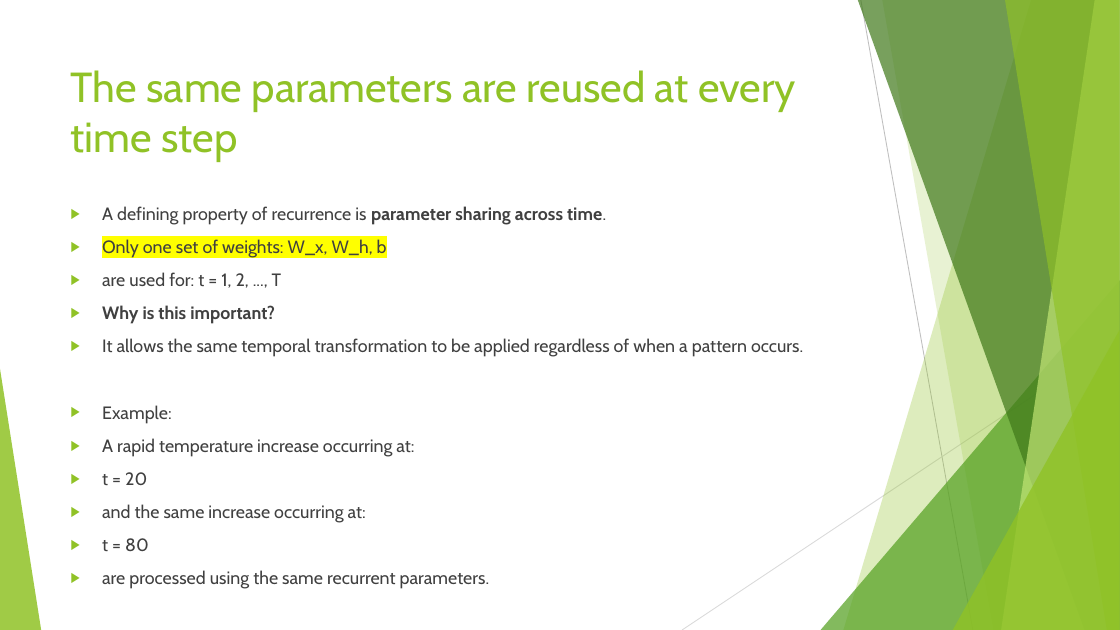
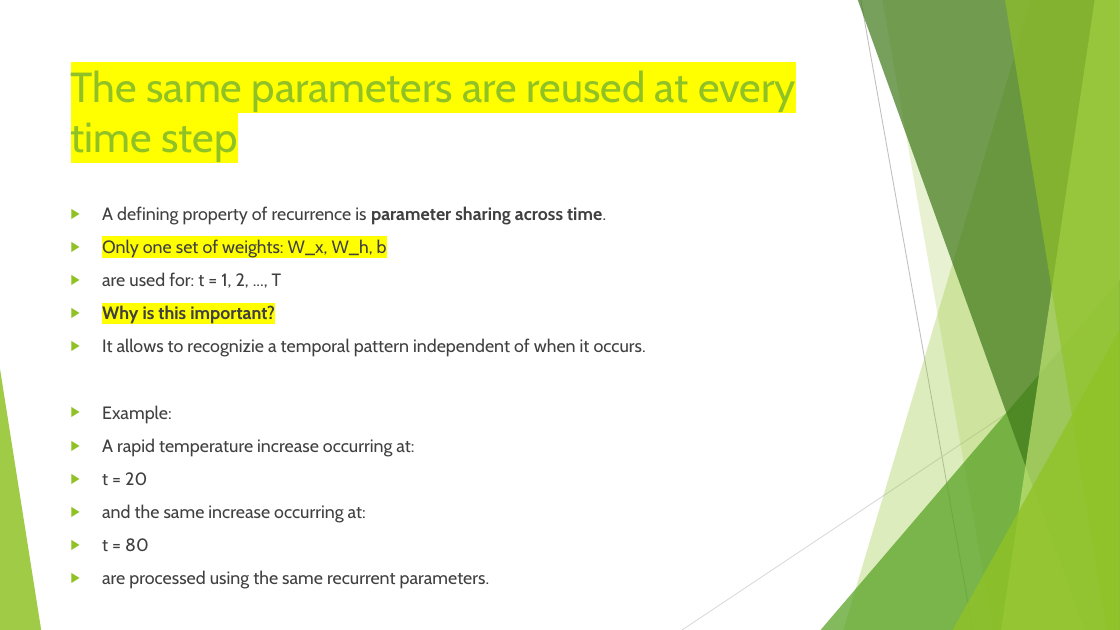
Before and after one commit to FranzGH/timeseries, a slide deck: slide 21 of Slides/04 Recurrent NNs.pptx. Drawn at 1120x630 pixels with LibreOffice and Linux fonts; fonts in the diff are those of the drawing. Boxes give left, top, right and bottom in pixels: in the first picture for what was removed or moved away, otherwise in the second. Text is boxed around its words. In the diff, an @@ line names an element or a change of style, - is before the commit and + after.

```diff
--- a/Slides/04 Recurrent NNs.pptx
+++ b/Slides/04 Recurrent NNs.pptx
@@ title "The same parameters are reused ..." at (x1=71, y1=70, x2=796, y2=162): highlight none to #FFFF00 @@
@@ text at (x1=102, y1=305, x2=275, y2=325): highlight none to #FFFF00 in "Why is this important?" @@
@@ text at (x1=102, y1=338, x2=646, y2=357): text changed @@
-▶ It allows the same temporal transformation to be applied regardless of when a pattern occurs.
+▶ It allows to recognizie a temporal pattern independent of when it occurs.
```
Also in this commit, not shown: 23 other slides changed, 6 slides added, 16 slides removed, 12 other files.
